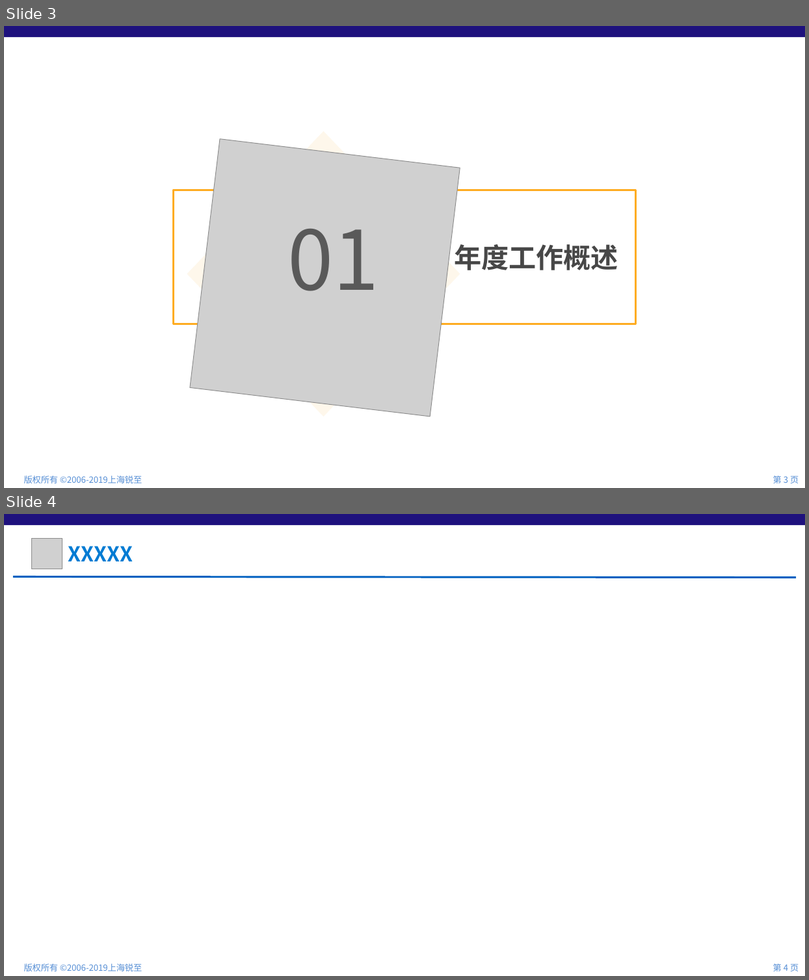
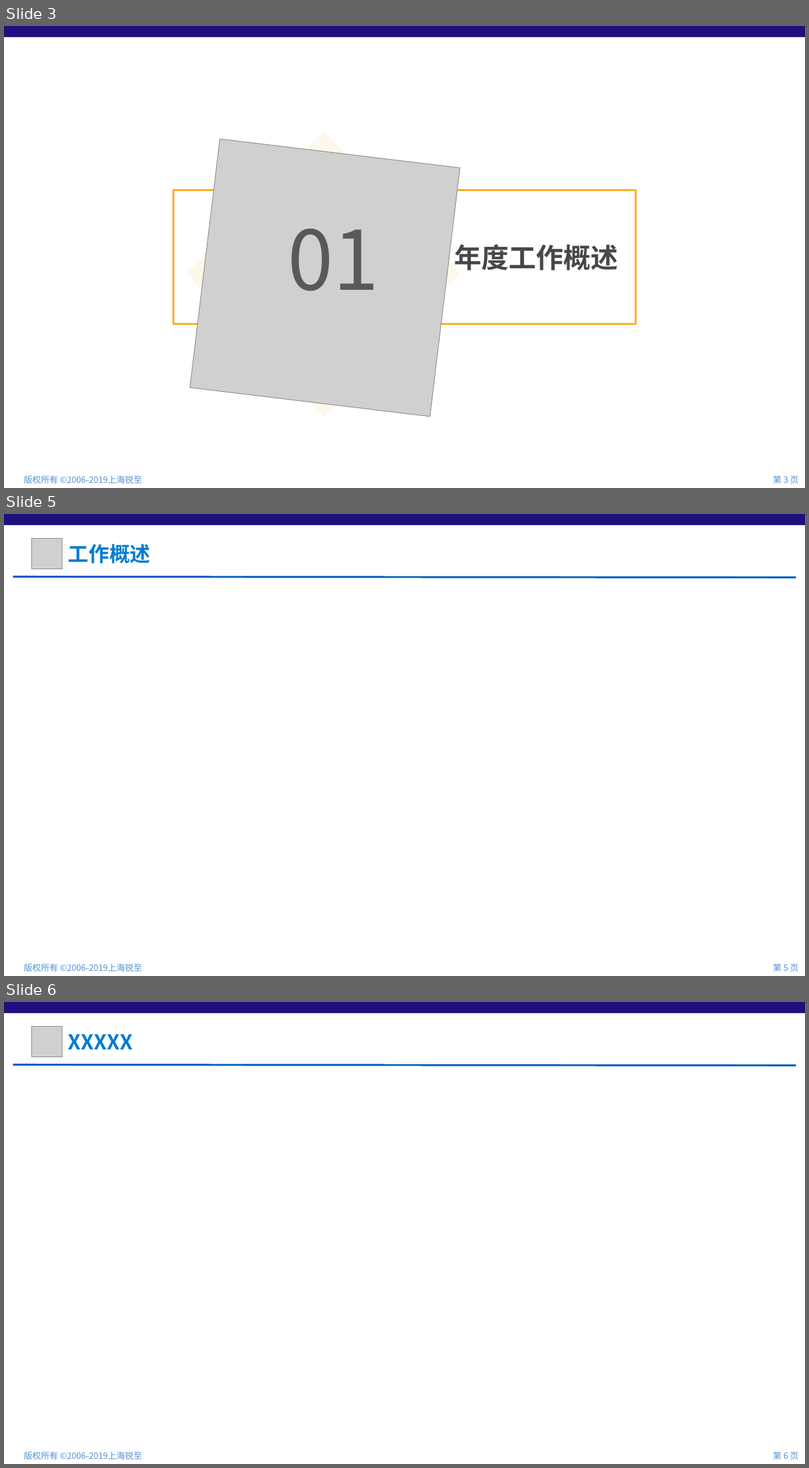
Before and after one commit to zhaowutao/study-java, a slide deck: 公司PPT模板.pptx. Shown one above the other, each under a label of ours: slides 3 and 4 before the commit, slides 3, 5 and 6 after it; the slides between them are not shown. The pictures are 809x980 and 809x1468 pixels, drawn with LibreOffice and Linux fonts; fonts in the diff are those of the drawing; grey boxes stand for pictures. Boxes give left, top, right and bottom in pixels: in the first picture for what was removed or moved away, otherwise in the second. Text is boxed around its words. In the diff, an @@ line names an element or a change of style, - is before the commit and + after.

```diff
--- a/公司PPT模板.pptx
+++ b/公司PPT模板.pptx
@@ slide 5 added at (x1=4, y1=514, x2=805, y2=976), background #FFFFFF; not listed: 3 template elements that a slide beside it also shows @@
@@ picture added at (x1=32, y1=539, x2=62, y2=569) @@
@@ text added at (x1=68, y1=544, x2=150, y2=563), 24 pt, text gradient #007BD3 to #034373, bold @@
+工作概述
@@ line added from (13, 577) to (796, 578), #0060C0 2.25 pt @@
@@ what was slide 4 is now slide 6 @@
@@ page number at (x1=773, y1=1452, x2=798, y2=1460): text changed @@
-第 4 页
+第 6 页
```
Also in this commit, not shown: 3 other slides added, 1 other file.
